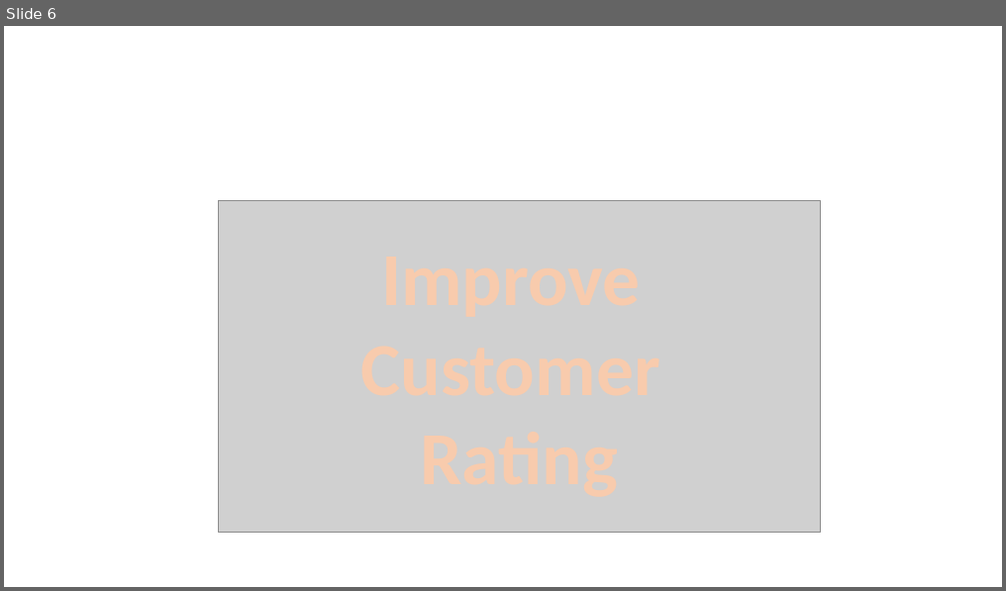
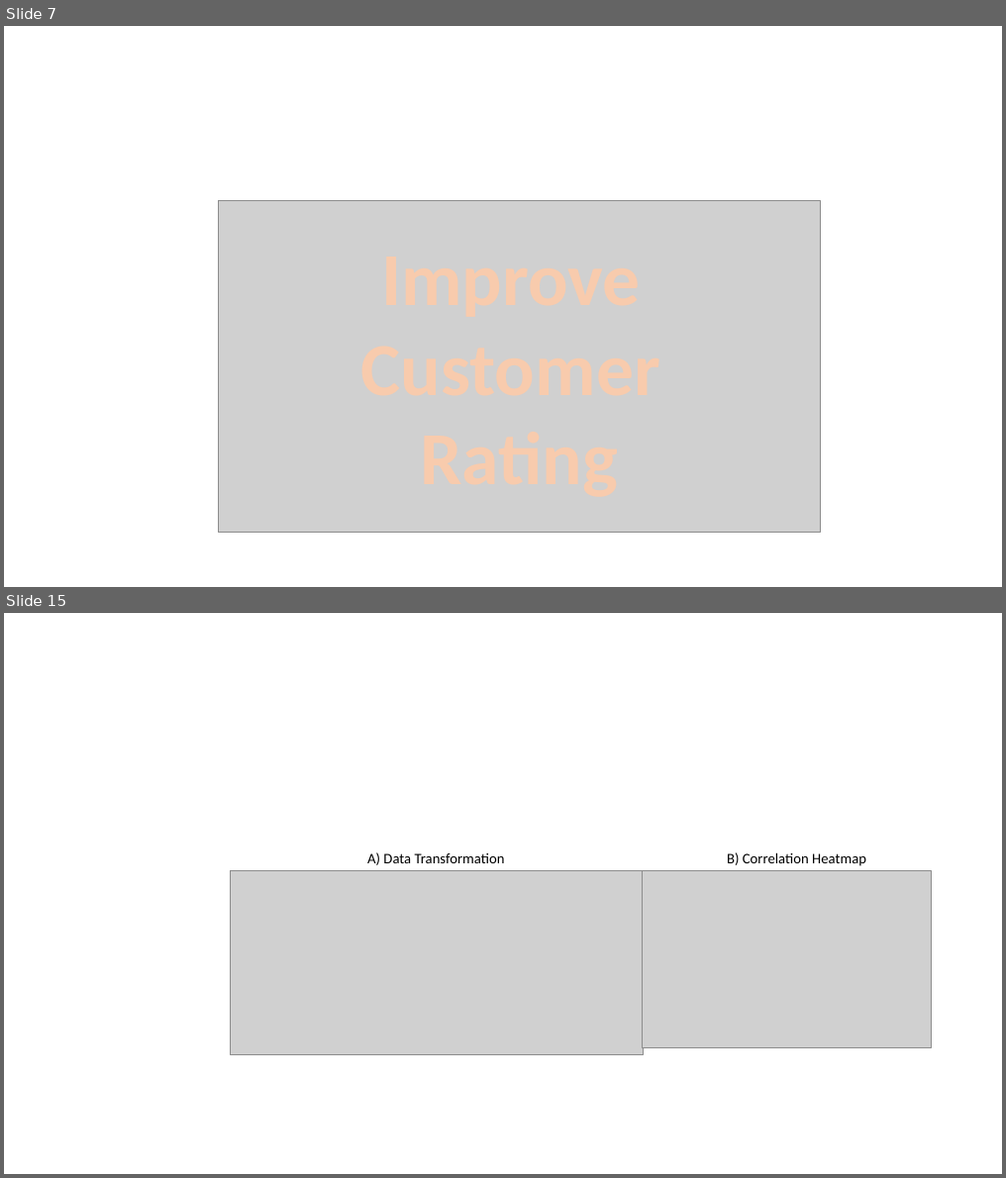
Before and after one commit to kevinclee26/BCS_Dashboard, a slide deck: image/medium.pptx. Shown one above the other, each under a label of ours: slide 6 before the commit, slides 7 and 15 after it; the slides between them are not shown. The pictures are 1006x591 and 1006x1178 pixels, drawn with LibreOffice and Linux fonts; fonts in the diff are those of the drawing; grey boxes stand for pictures. Boxes give left, top, right and bottom in pixels: in the first picture for what was removed or moved away, otherwise in the second. Text is boxed around its words. In the diff, an @@ line names an element or a change of style, - is before the commit and + after.

```diff
--- a/image/medium.pptx
+++ b/image/medium.pptx
@@ slide 15 added at box(4, 613, 1002, 1174), background #FFFFFF @@
@@ picture added at box(230, 871, 643, 1055) @@
@@ text added at box(367, 853, 505, 865), 14 pt, text #000000 @@
+A) Data Transformation
@@ picture added at box(642, 871, 932, 1049) @@
@@ text added at box(727, 853, 866, 866), 14 pt, text #000000 @@
+B) Correlation Heatmap
@@ what was slide 6 is now slide 7 @@
```
Also in this commit, not shown: 8 other slides added, 35 other files.
